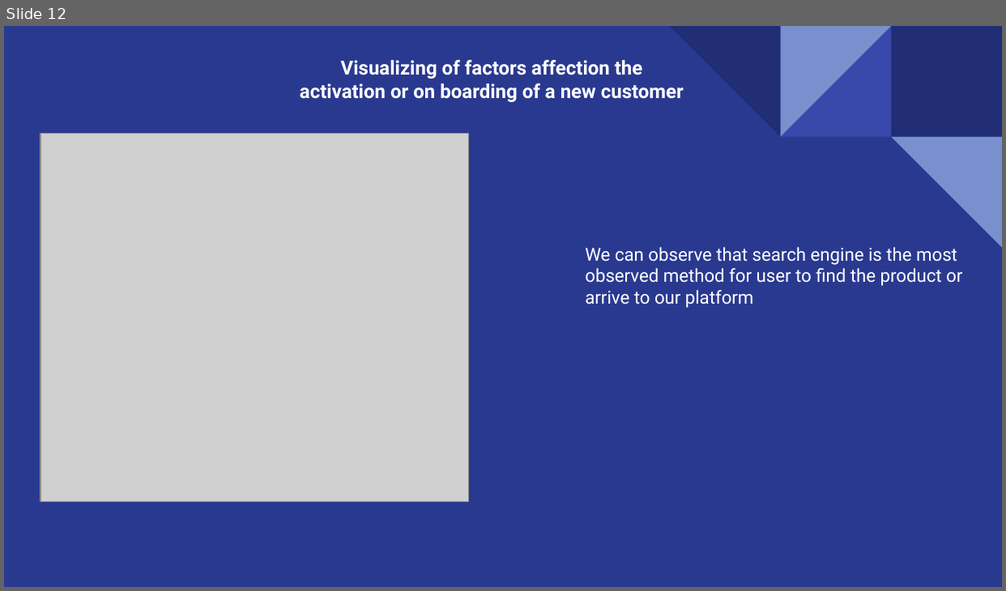
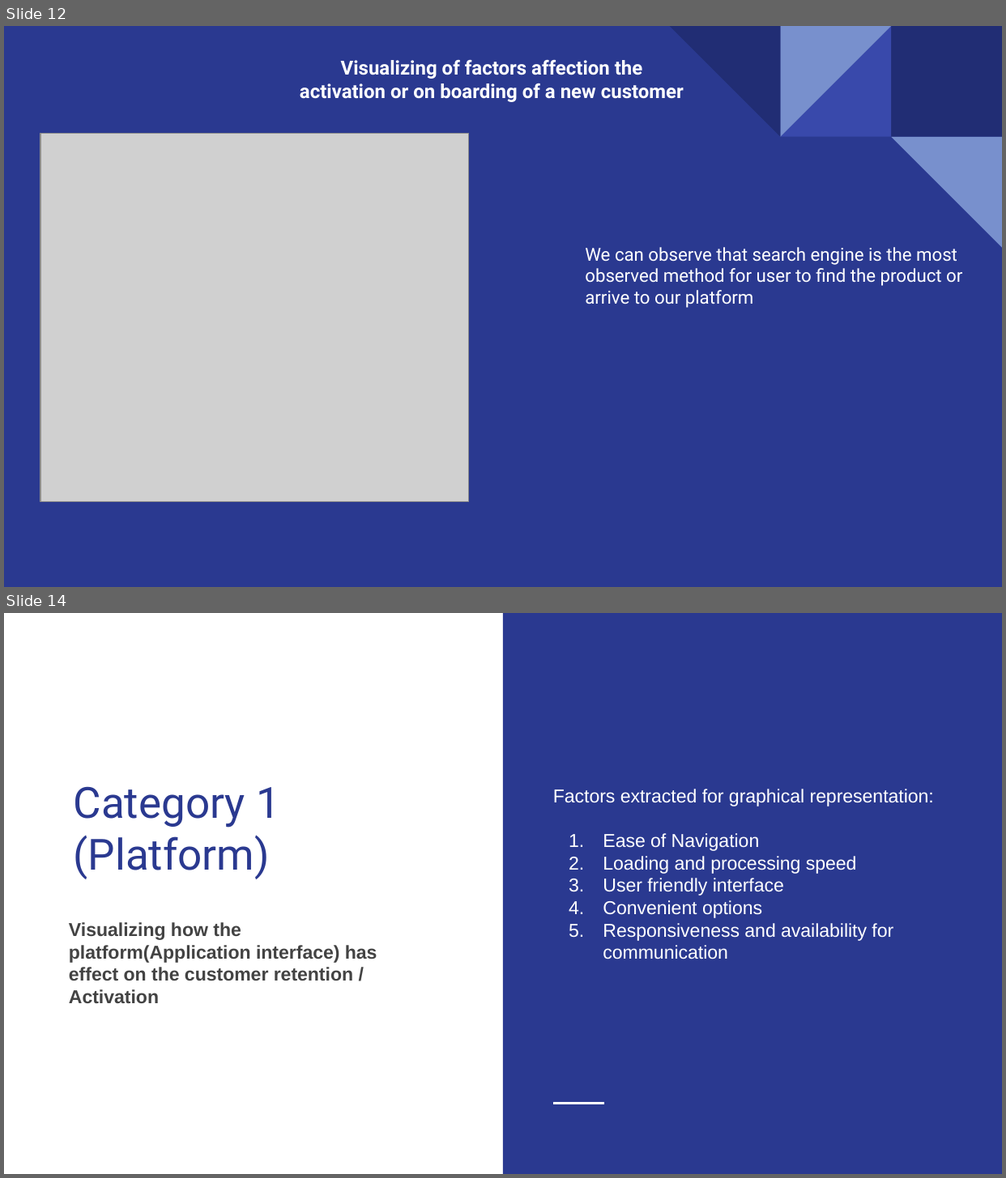
Before and after one commit to Pramodh23EAlpha/Internship, a slide deck: Customer_Activation_Retention(Data Analysis)/Case study.pptx. Shown one above the other, each under a label of ours: slide 12 before the commit, slides 12 and 14 after it; the slides between them are not shown. The pictures are 1006x591 and 1006x1178 pixels, drawn with LibreOffice and Linux fonts; fonts in the diff are those of the drawing; grey boxes stand for pictures. Boxes give left, top, right and bottom in pixels: in the first picture for what was removed or moved away, otherwise in the second. Text is boxed around its words. In the diff, an @@ line names an element or a change of style, - is before the commit and + after.

```diff
--- a/Customer_Activation_Retention(Data Analysis)/Case study.pptx
+++ b/Customer_Activation_Retention(Data Analysis)/Case study.pptx
@@ slide 14 added at (x1=4, y1=613, x2=1002, y2=1174), background #FFFFFF @@
@@ rectangle added at (x1=503, y1=613, x2=1002, y2=1174), fill #2A3990 @@
@@ title added at (x1=74, y1=786, x2=280, y2=879), 31 pt, text #2A3990 @@
+Category 1 (Platform)
@@ text added at (x1=553, y1=789, x2=934, y2=960), 13.5 pt, text #FFFFFF @@
+Factors extracted for graphical representation:
+1. Ease of Navigation
+2. Loading and processing speed
+3. User friendly interface
+4. Convenient options
+5. Responsiveness and availability for communication
@@ text added at (x1=69, y1=922, x2=377, y2=1003), 13.5 pt, text #434343, bold @@
+Visualizing how the platform(Application interface) has effect on the customer retention / Activation
@@ line added from (553, 1104) to (603, 1104), #FFFFFF 1.5 pt @@
```
Also in this commit, not shown: 1 slide changed, 17 other slides added.
